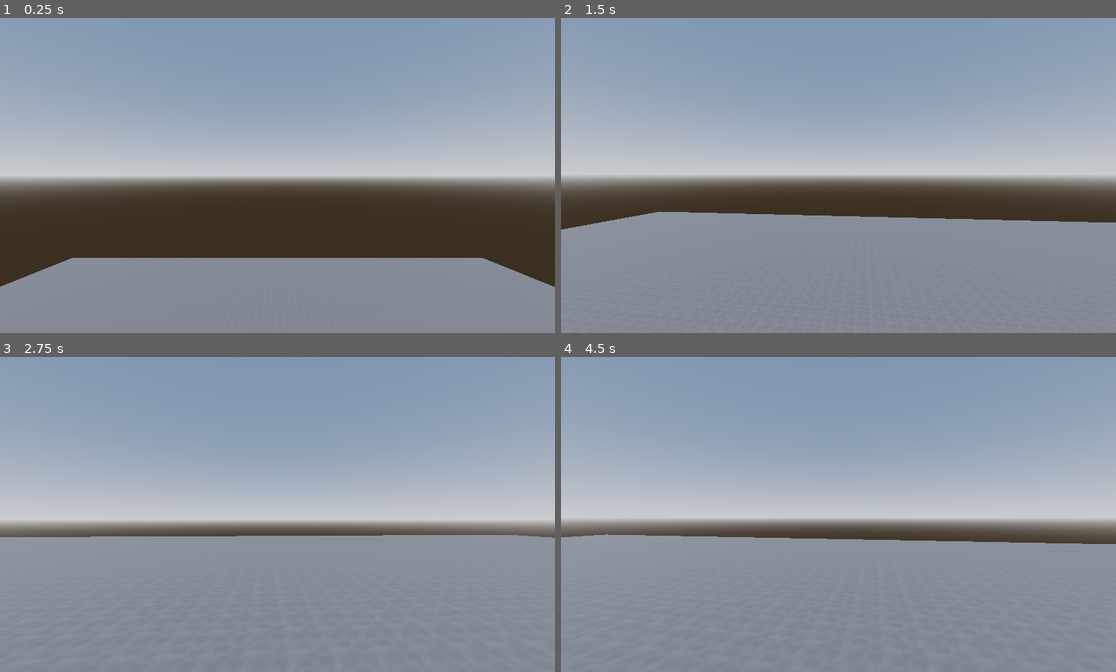
Above: before the commit, frames 1-4 (two rows, left to right).
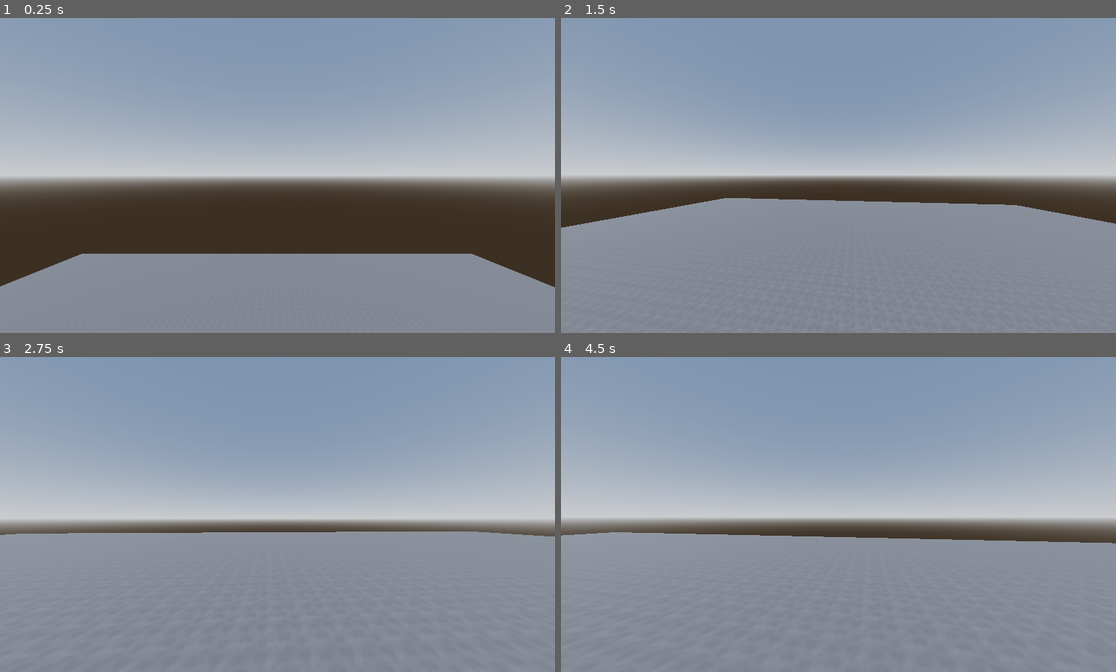
Above: after the commit, the same moments.

Repository: p4tk4n/humbum
Game: Godot game, scene res://world/scene/world.tscn
Same seed, same stepped clock (60 frames per second), same inputs: the game is played once before the commit and once after it. This scene is started directly instead of the project's main scene.
Inputs (mouse positions are in pixels of both pictures, inside the frame that each line leads up to):
- Up to frame 1 (0.25 s): no input
- Up to frame 2 (1.5 s): move the mouse to (866, 175) at 0.52 s; hold Ctrl (sprint, bound only after the commit) 0.53-1.28 s; hold W (forward) from 0.53 s (still down); tap Space (jump) at 0.77 s; move the mouse to (810, 175) at 1.27 s; tap Ctrl (sprint, bound only after the commit) at 1.35 s
- Up to frame 3 (2.75 s): keep holding W (forward); tap Space (jump) at 1.52 s; move the mouse to (288, 508) at 2.02 s; hold Ctrl (sprint, bound only after the commit) from 2.03 s (still down)
- Up to frame 4 (4.5 s): keep holding W (forward); move the mouse to (832, 520) at 2.77 s; release Ctrl (sprint, bound only after the commit) at 2.78 s; tap Ctrl (sprint, bound only after the commit) at 2.85, 4.35 s; tap Space (jump) at 3.02, 3.77 s; tap Enter at 3.5 s; move the mouse to (877, 517) at 3.52 s; hold Ctrl (sprint, bound only after the commit) 3.53-4.28 s; move the mouse to (794, 511) at 4.27 s

The runs differ from the first frame. In frame 1, 1.0% of the frame differs, in the area x 0-100%, y 74-86%; in frame 2, 3.8%, in the area x 0-100%, y 50-68%; in frame 3, 2.2%; in frame 4, 0.6%.

Commit message:
pause menu changed + player controller finished
its better duhh

Diff:
--- a/hum/player/script/player.gd
+++ b/hum/player/script/player.gd
@@ -1,22 +1,25 @@
 extends CharacterBody3D
 
-const SPEED = 5.0
-const JUMP_VELOCITY = 4.5
-var gravity = 9.81
-var sensitivity = 0.02
+var speed
+const WALK_SPEED := 5.0
+const SPRINT_SPEED := 8.0
+const JUMP_VELOCITY := 4.5
+var gravity := 9.81
+var sensitivity := 0.02
 
 #head bobbing
-var bobbing_freq := 1.0
-var bobbing_amp := 0.08
+var bobbing_freq := 1.5
+var bobbing_amp := 0.12
 var bobbing_t := 0.0
+
+const BASE_FOV := 75.0
+const FOV_CHANGE := 1.8
 
 @onready var head = $head
 @onready var camera = $head/Camera3D
 
 func _ready():
 	Input.set_mouse_mode(Input.MOUSE_MODE_CAPTURED)
-
-
 
 func _unhandled_input(event: InputEvent) -> void:
 	if event is InputEventMouseMotion:
@@ -33,21 +36,36 @@
 	if Input.is_action_just_pressed("jump") and is_on_floor():
 		velocity.y = JUMP_VELOCITY
 
+	if Input.is_action_pressed("sprint"):
+		speed = SPRINT_SPEED
+	else:
+		speed = WALK_SPEED
+
 	# Get the input direction and handle the movement/deceleration.
 	var input_dir = Input.get_vector("left", "right", "forward", "backward")
 	var direction = (head.transform.basis * Vector3(input_dir.x, 0, input_dir.y)).normalized()
-	if direction:
-		velocity.x = direction.x * SPEED
-		velocity.z = direction.z * SPEED
+	if is_on_floor():
+		if direction:
+			velocity.x = direction.x * speed
+			velocity.z = direction.z * speed
+		else:
+			velocity.x = 0.0
+			velocity.z = 0.0
 	else:
-		velocity.x = 0.0
-		velocity.z = 0.0
-
+		velocity.x = lerp(velocity.x, direction.x * speed, delta * 3.0)
+		velocity.z = lerp(velocity.z, direction.z * speed, delta * 3.0)
 	bobbing_t += delta * velocity.length() * float(is_on_floor())
 	camera.transform.origin = _headbob(bobbing_t)
+
+	#fov changing
+	var velocity_clamped = clamp(velocity.length(), 0.5, SPRINT_SPEED*2)
+	var target_fov = BASE_FOV + FOV_CHANGE * velocity_clamped
+	camera.fov = lerp(camera.fov, target_fov, delta * 8.0)
+
 	move_and_slide()
 
 func _headbob(time) -> Vector3:
 	var pos = Vector3.ZERO
 	pos.y = sin(time * bobbing_freq) * bobbing_amp
+	pos.x = cos(time * bobbing_freq / 2) * bobbing_amp
 	return pos
--- a/hum/project.godot
+++ b/hum/project.godot
@@ -54,6 +54,11 @@
 "events": [Object(InputEventKey,"resource_local_to_scene":false,"resource_name":"","device":-1,"window_id":0,"alt_press …(191 unchanged characters)…
 ]
 }
+sprint={
+"deadzone": 0.2,
+"events": [Object(InputEventKey,"resource_local_to_scene":false,"resource_name":"","device":-1,"window_id":0,"alt_pressed":false,"shift_pressed":false,"ctrl_pressed":false,"meta_pressed":false,"pressed":false,"keycode":0,"physical_keycode":4194326,"key_label":0,"unicode":0,"location":0,"echo":false,"script":null)
+]
+}
 
 [rendering]
 
--- a/hum/world/scene/world.tscn
+++ b/hum/world/scene/world.tscn
@@ -29,7 +29,7 @@
 points = PackedVector3Array(50.7837, 1.88095, 50.7837, -50.7837, -1.29365, -50.7837, -50.7837, 1.88095, -50.7837, 50.7837, -1.29365, -50.7837, -50.7837, -1.29365, 50.7837, -50.7837, 1.88095, 50.7837, 50.7837, 1.88095, -50.7837, 50.7837, -1.29365, 50.7837)
 
 [node name="world" type="Node3D"]
-transform = Transform3D(1.00226, 0, 0, 0, 1.00226, 0, 0, 0, 1.00226, 0.130314, 0.0016861, 0.203369)
+transform = Transform3D(1, 0, 0, 0, 1, 0, 0, 0, 1, 0.130314, 0.0016861, 0.203369)
 script = ExtResource("1_8t1cy")
 
 [node name="DirectionalLight3D" type="DirectionalLight3D" parent="."]
@@ -74,6 +74,13 @@
 size_flags_vertical = 4
 text = "Return"
 
+[node name="menu_button" type="Button" parent="pause_menu/Panel/BoxContainer"]
+custom_minimum_size = Vector2(50, 30)
+layout_mode = 2
+size_flags_horizontal = 4
+size_flags_vertical = 4
+text = "Menu"
+
 [node name="exit_button" type="Button" parent="pause_menu/Panel/BoxContainer"]
 custom_minimum_size = Vector2(50, 30)
 layout_mode = 2
@@ -92,4 +99,5 @@
 shape = SubResource("ConvexPolygonShape3D_73da7")
 
 [connection signal="pressed" from="pause_menu/Panel/BoxContainer/return_button" to="." method="_on_return_button_pressed"]
+[connection signal="pressed" from="pause_menu/Panel/BoxContainer/menu_button" to="." method="_on_menu_button_pressed"]
 [connection signal="pressed" from="pause_menu/Panel/BoxContainer/exit_button" to="." method="_on_exit_button_pressed"]
--- a/hum/world/script/world.gd
+++ b/hum/world/script/world.gd
@@ -9,6 +9,9 @@
 	FadingEffect.transition()
 	await FadingEffect.on_transition_finished
 	get_tree().change_scene_to_file(scene_path)
+
+func _exit_game():
+	get_tree().quit()
 
 func _toggle_pause_menu(state = null):
 	match state:
@@ -33,4 +36,7 @@
 	_toggle_pause_menu("off")
 
 func _on_exit_button_pressed() -> void:
+	_exit_game()
+
+func _on_menu_button_pressed() -> void:
 	_switch_to_scene("res://main_menu/scene/main_menu.tscn")
